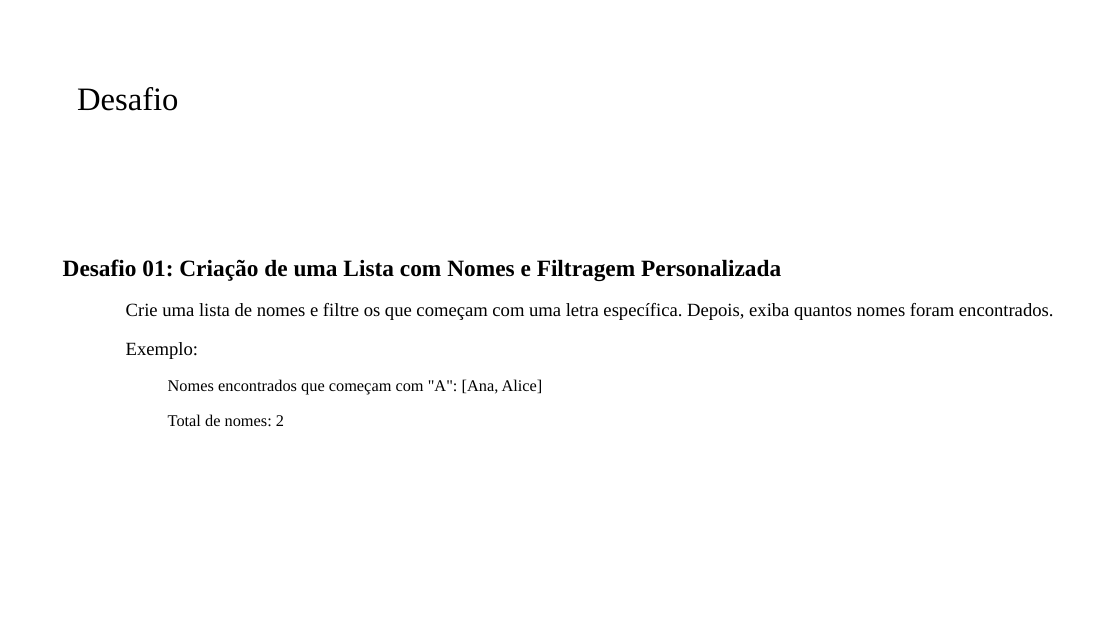
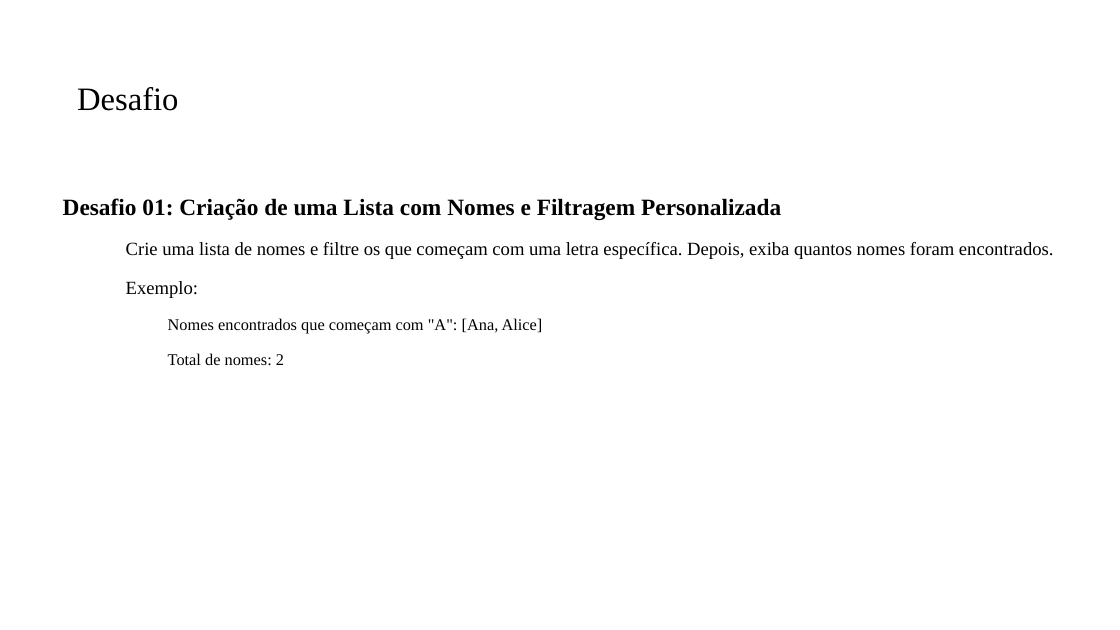
Before and after one commit to PedroMiho/UMC, a slide deck: slide 13 of Projetos de Software/Aula 10 - Enumerações/Array e Listas.pptx. Drawn at 1120x630 pixels with LibreOffice and Linux fonts; fonts in the diff are those of the drawing; background and template pictures are left out. Boxes give left, top, right and bottom in pixels: in the first picture for what was removed or moved away, otherwise in the second. Text is boxed around its words. In the diff, an @@ line names an element or a change of style, - is before the commit and + after.

```diff
--- a/Projetos de Software/Aula 10 - Enumerações/Array e Listas.pptx
+++ b/Projetos de Software/Aula 10 - Enumerações/Array e Listas.pptx
@@ text "Desafio 01: Criação de uma ...": place and size @@
-text "Desafio 01: Criação de uma ..." at <box>63,259,1054,427</box>
+text "Desafio 01: Criação de uma ..." at <box>63,198,1054,366</box>
```
Also in this commit, not shown: 2 other slides changed, 3 other files.
